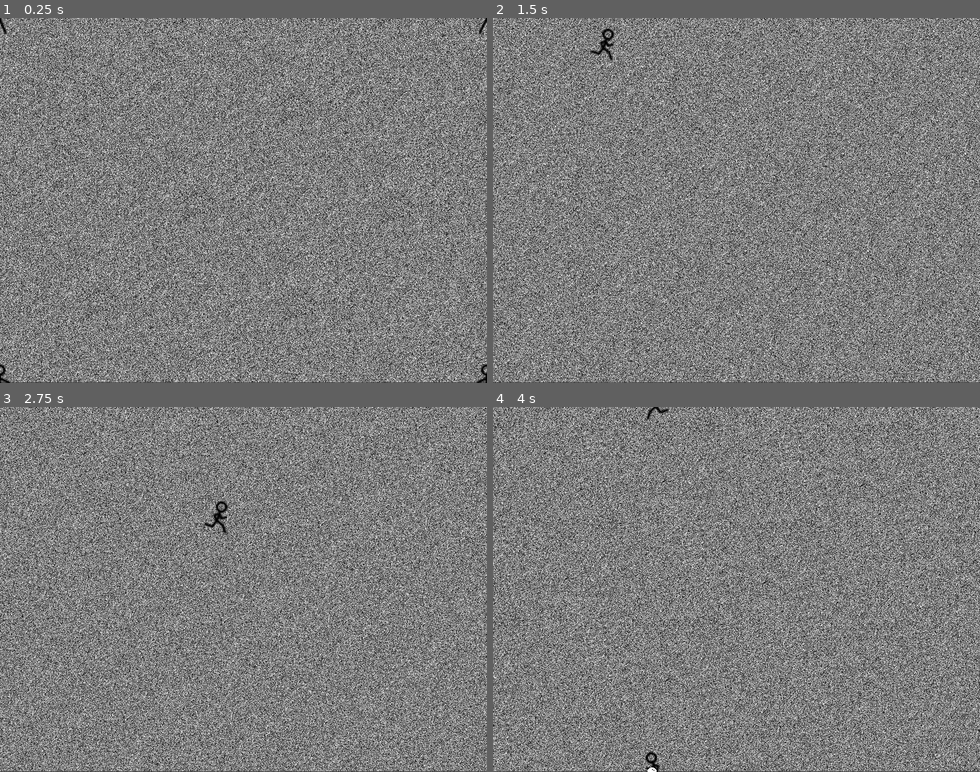
Above: before the commit, frames 1-4 (two rows, left to right).
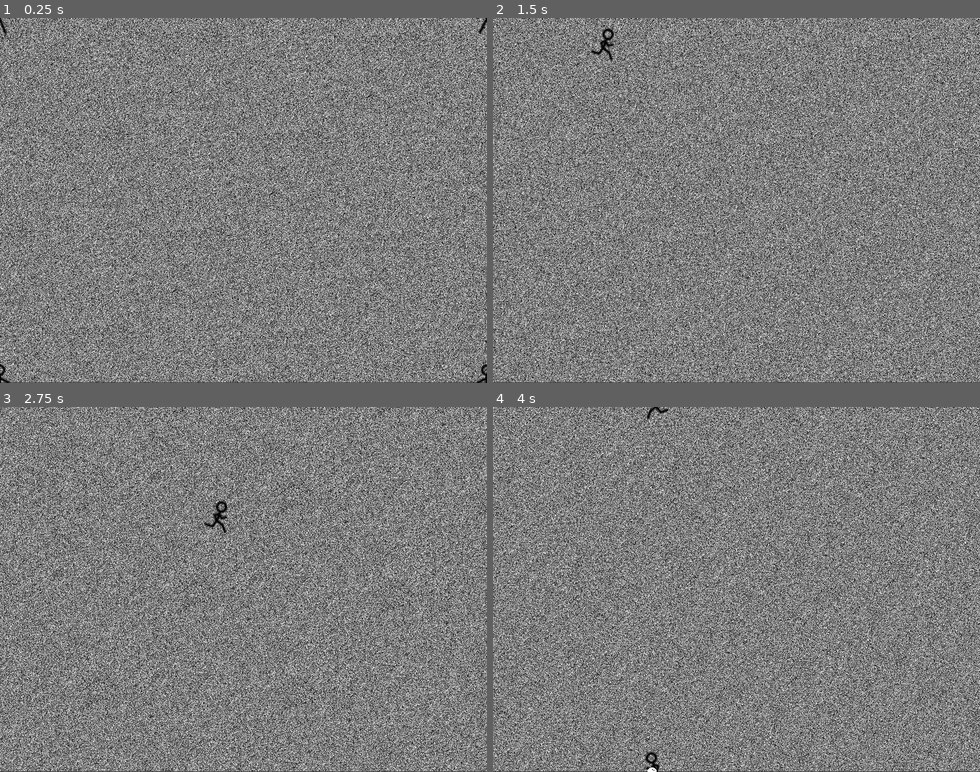
Above: after the commit, the same moments.

Repository: ssj71/nonlinearsnowballfight
Game: Godot game, scene res://fight.tscn
Same seed, same stepped clock (60 frames per second), same inputs: the game is played once before the commit and once after it.
Inputs:
- Up to frame 1 (0.25 s): no input
- Up to frame 2 (1.5 s): hold Right 0.53-1.28 s; tap Space at 0.77 s; hold Down from 1.28 s (still down)
- Up to frame 3 (2.75 s): tap Space at 1.52 s; release Down at 2.03 s; hold Right from 2.03 s (still down)
- Up to frame 4 (4 s): release Right at 2.78 s; hold Up 2.78-3.53 s; tap Space at 3.02, 3.77 s; hold Left from 3.53 s (still down)

The runs differ from the first frame. In frame 1, 65% of the frame differs, in the area x 0-100%, y 0-100%; in frame 2, 65%; in frame 3, 65%; in frame 4, 65%.

Commit message:
got the teleport id in the collision handler

Diff:
--- a/Balls.gd
+++ b/Balls.gd
@@ -17,7 +17,7 @@
 		var dir = ball.vel.normalized()
 		#max vel is 1000px/sec, min is 300px/sec
 		ball.vel -= delta*dir*(decay/ball.vel.length_squared() + 0)
-		print(ball.vel, ball.vel.normalized(),dir, ball.vel.normalized() == -dir)
+		#print(ball.vel, ball.vel.normalized(),dir, ball.vel.normalized() == -dir)
 		#dir = ball.vel.reverse()
 		if ball.vel.length() < 100 or ball.vel.normalized() == -dir:
 			remove_child(ball)
--- a/Teleports.gd
+++ b/Teleports.gd
@@ -5,7 +5,7 @@
 # var b = "text"
 var nonlinearity = 1
 var telemap = []
-# 1 - squares shuffle, directions remain the same
+# 1 - teleports shuffle seprately for vert/horiz, directions remain the same
 # 2 - all sides shuffle
 # 3 - teleports are non-transitive a->b but b->c
 
@@ -18,14 +18,6 @@
 #    8   9   10  11
 # 20   21  22  23  20
 #    0   1   2   3
-
-#    0   1   2   3
-# 16   17  18  19  20
-#    4   5   6   7
-# 21   22  23  24  25
-#    8   9   10  11
-# 26   27  28  29  30
-#    12  13  14  15
 
 func teleid(pos):
 	var h = (int(pos.x)%160)/80*((pos.x-80)/160 + (int(pos.y)%480)/40) # horizontal ports
@@ -62,15 +54,33 @@
 	add_child(tel)
 
 func shuffle():
+	randomize()
 	if nonlinearity == 1:
 		#shuffle the horizontal and vertical teleports separately
-		var h = range(16)
-		var v = range(16,31)
-		h.shuffle()
-		v.shuffle()
-		telemap = [h, v]
+		telemap = range(48)
+		for i in range(48):
+			telemap[i] = -1
+		var i = 0
+		while i < 24:
+			var repull = true
+			while repull:
+				var offset = i
+				if i >= 12:
+					offset -= 12
+				var v = randi()%(12-offset) + i
+				if v == i or telemap[v] != -1:
+					repull = true
+				else:
+					repull = false
+					telemap[i] = v
+					telemap[v] = i
+					#and the negative
+					telemap[i+24] = v+24
+					telemap[v+24] = i+24
+			while telemap[i] != -1 and i < 24:
+				i += 1
 	#TODO: elif nonlinearity == 2:
-
+	print(telemap)
 
 # Called when the node enters the scene tree for the first time.
 func _ready():
@@ -84,8 +94,7 @@
 		newtele(640,160*y+80,1,76)
 	shuffle()
 
-	for i in range(24):
-		print(i,telepos(i),teleid(telepos(i)))
+
 
 # Called every frame. 'delta' is the elapsed time since the previous frame.
 #func _process(delta):
--- a/ball.gd
+++ b/ball.gd
@@ -25,5 +25,7 @@
 	elif area.name.match("@Teleport@*"):
 		#add to teleported list
 		teleported = true
+		var T = get_node("../../Teleports")
+		print("telid ",T.teleid(area.position))
 		#vel = Vector2(0,0)#kills the ball
 		#thrower = null
--- a/fight.tscn
+++ b/fight.tscn
@@ -65,7 +65,6 @@
 position = Vector2( 319, 241 )
 frames = SubResource( 1 )
 animation = "default"
-frame = 1
 playing = true
 
 [node name="Player" type="Area2D" parent="."]
